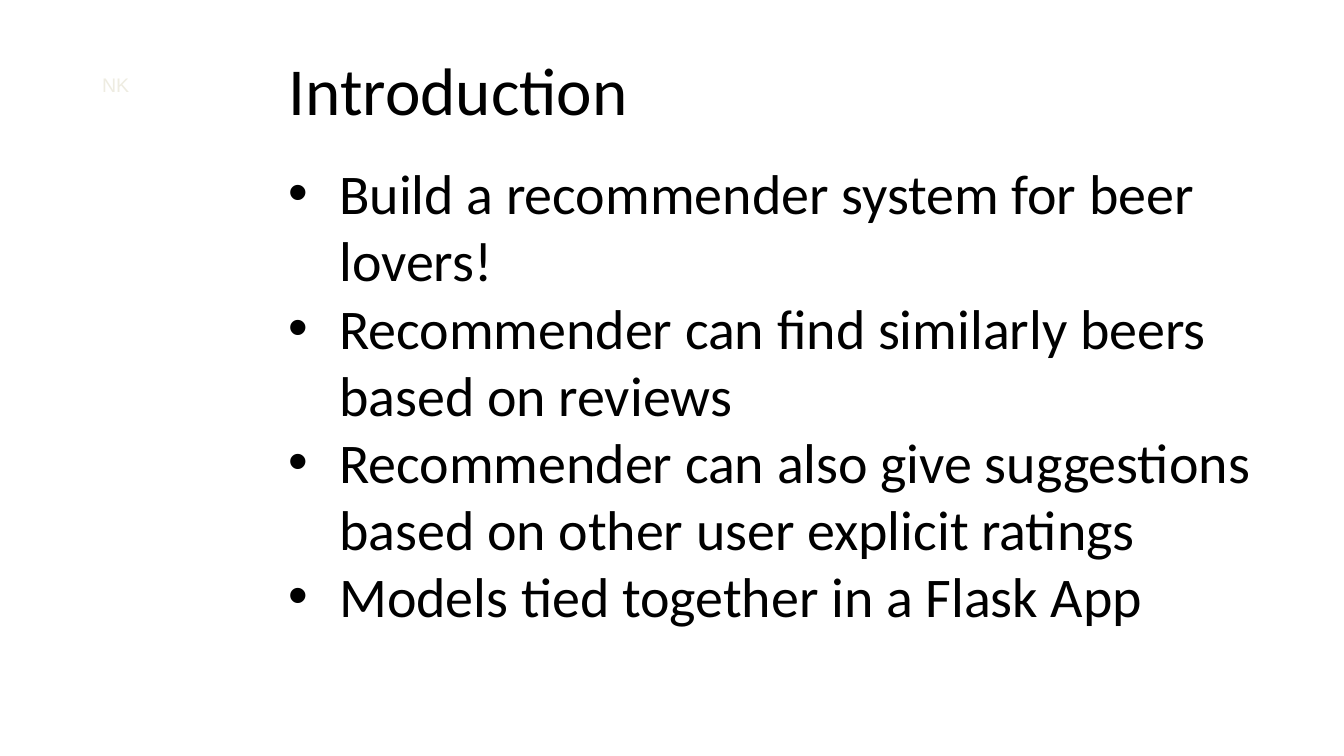
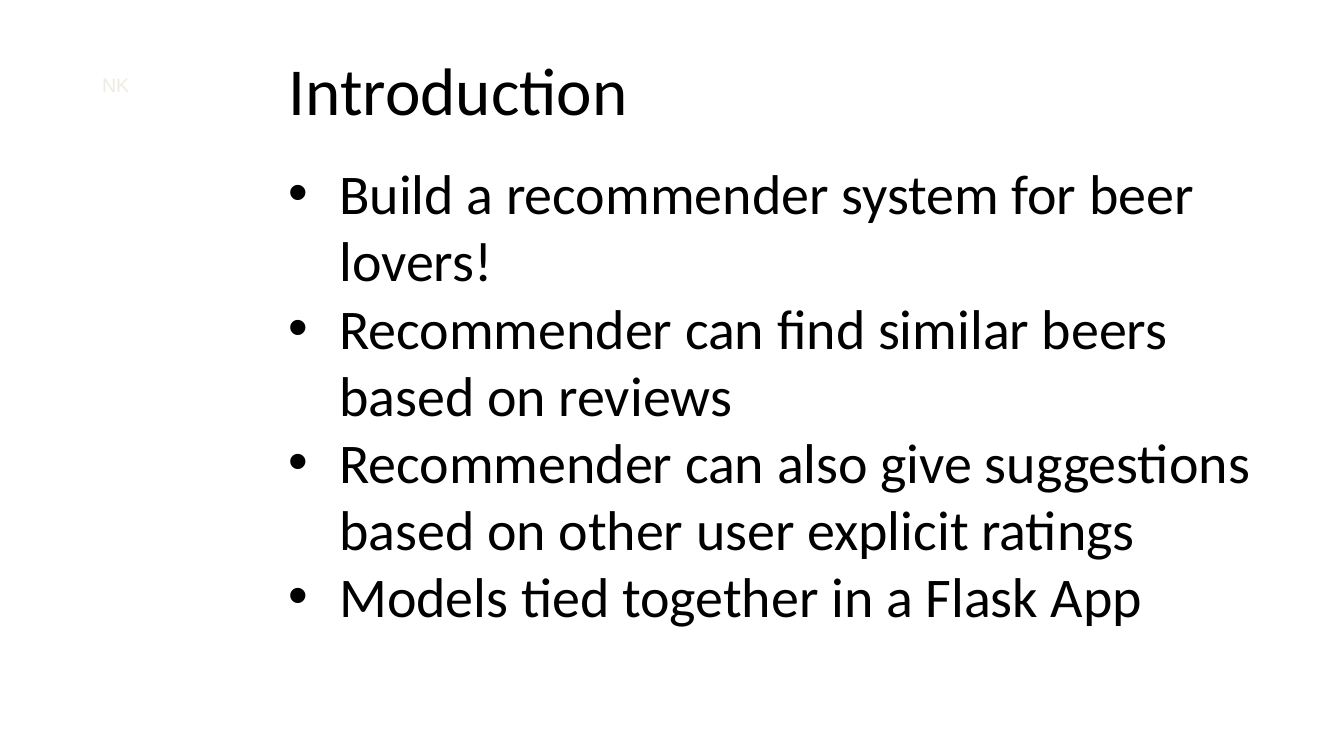
Before and after one commit to nycdatasci/bootcamp007_project, a slide deck: slide 4 of Project5-Capstone/Beerology/Ninkasi Capstone Presentation.pptx. Drawn at 1344x756 pixels with LibreOffice and Linux fonts; fonts in the diff are those of the drawing; background and template pictures are left out. Boxes give left, top, right and bottom in pixels: in the first picture for what was removed or moved away, otherwise in the second. Text is boxed around its words. In the diff, an @@ line names an element or a change of style, - is before the commit and + after.

```diff
--- a/Project5-Capstone/Beerology/Ninkasi Capstone Presentation.pptx
+++ b/Project5-Capstone/Beerology/Ninkasi Capstone Presentation.pptx
@@ text at <box>339,310,1167,417</box>: text changed @@
-• Recommender can find similarly beers based on reviews
+• Recommender can find similar beers based on reviews
```
Also in this commit, not shown: 12 other slides changed, 1 other file.
